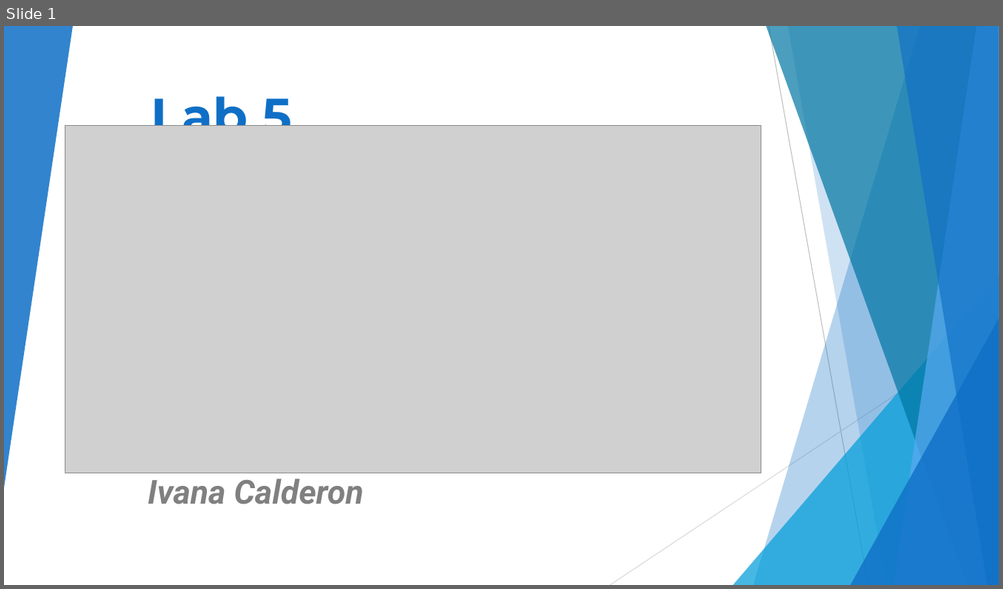
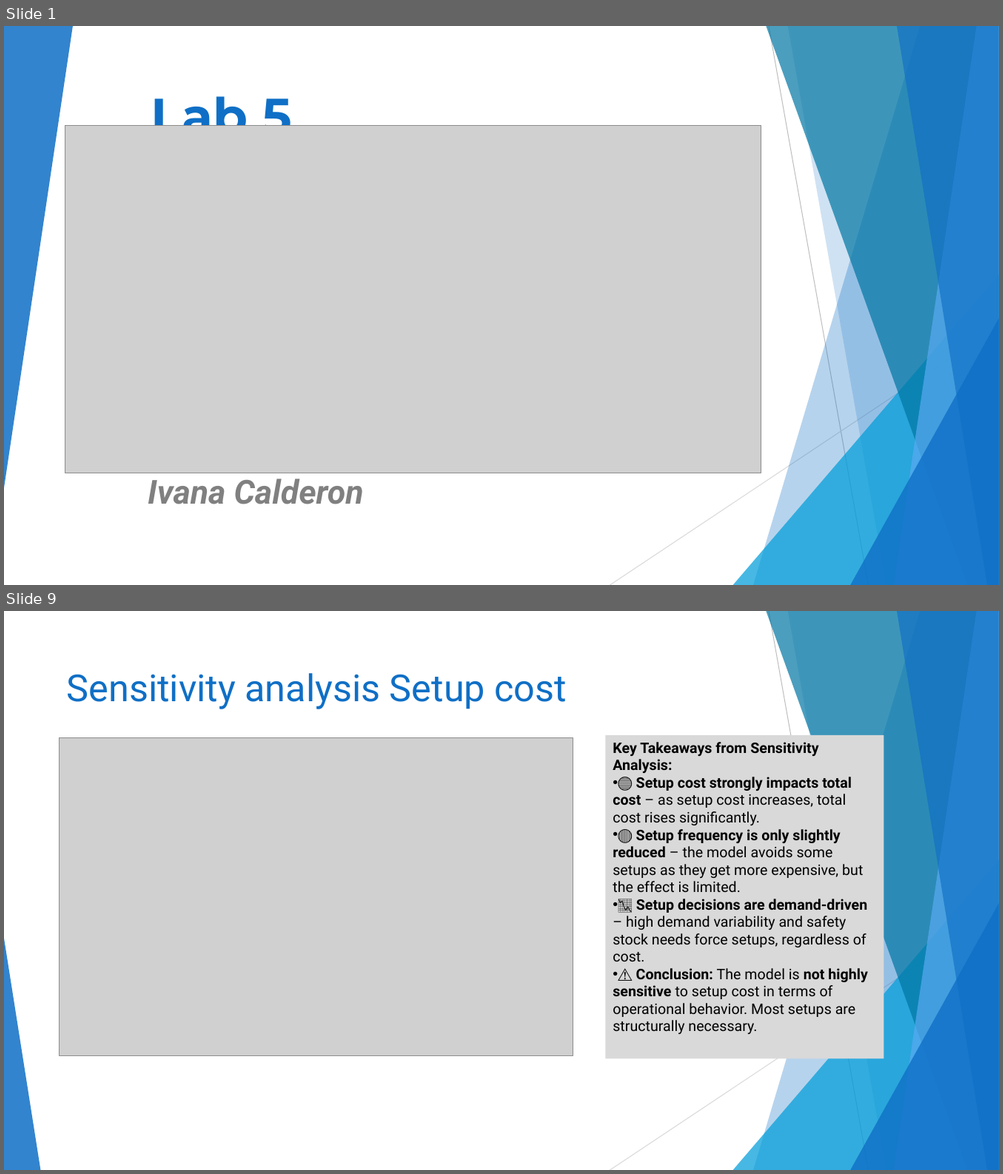
Before and after one commit to Mathildekrafft2001/Exercises-SP-25, a slide deck: PPS/week_5/Lab5.pptx. Shown one above the other, each under a label of ours: slide 1 before the commit, slides 1 and 9 after it; the slides between them are not shown. The pictures are 1003x589 and 1003x1174 pixels, drawn with LibreOffice and Linux fonts; fonts in the diff are those of the drawing; grey boxes stand for pictures. Boxes give left, top, right and bottom in pixels: in the first picture for what was removed or moved away, otherwise in the second. Text is boxed around its words. In the diff, an @@ line names an element or a change of style, - is before the commit and + after.

```diff
--- a/PPS/week_5/Lab5.pptx
+++ b/PPS/week_5/Lab5.pptx
@@ slide 9 added at (x1=4, y1=611, x2=999, y2=1170), background #FFFFFF; not listed: 9 template elements that a slide beside it also shows @@
@@ title added at (x1=67, y1=673, x2=567, y2=709), 36 pt, text #0F6FC6 @@
+Sensitivity analysis Setup cost
@@ picture added at (x1=60, y1=738, x2=572, y2=1056) @@
@@ rectangle added at (x1=606, y1=735, x2=884, y2=1059), fill #D9D9D9, 14 pt, text #000000 @@
+Key Takeaways from Sensitivity Analysis:
+• 🔵 Setup cost strongly impacts total cost – as setup cost increases, total cost rises significantly.
+• 🔴 Setup frequency is only slightly reduced – the model avoids some setups as they get more expensive, but the effect is limited.
+• 📉 Setup decisions are demand-driven – high demand variability and safety stock needs force setups, regardless of cost.
+• ⚠️ Conclusion: The model is not highly sensitive to setup cost in terms of operational behavior. Most setups are structurally necessary.
@@ triangle added at (x1=4, y1=939, x2=40, y2=1170), fill #0F6FC6 at 85% opacity @@
```
Also in this commit, not shown: 7 slides changed, 2 other files.
